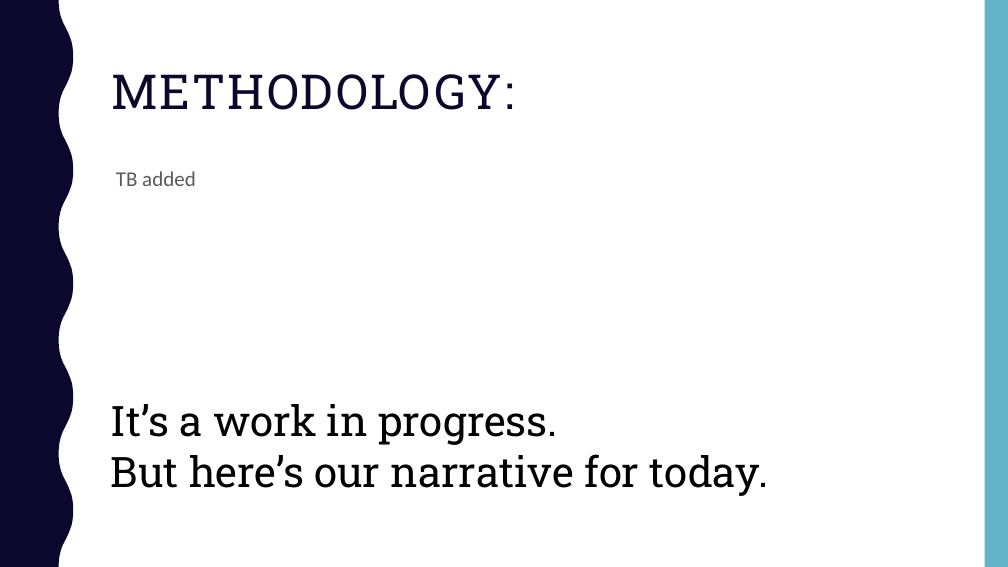
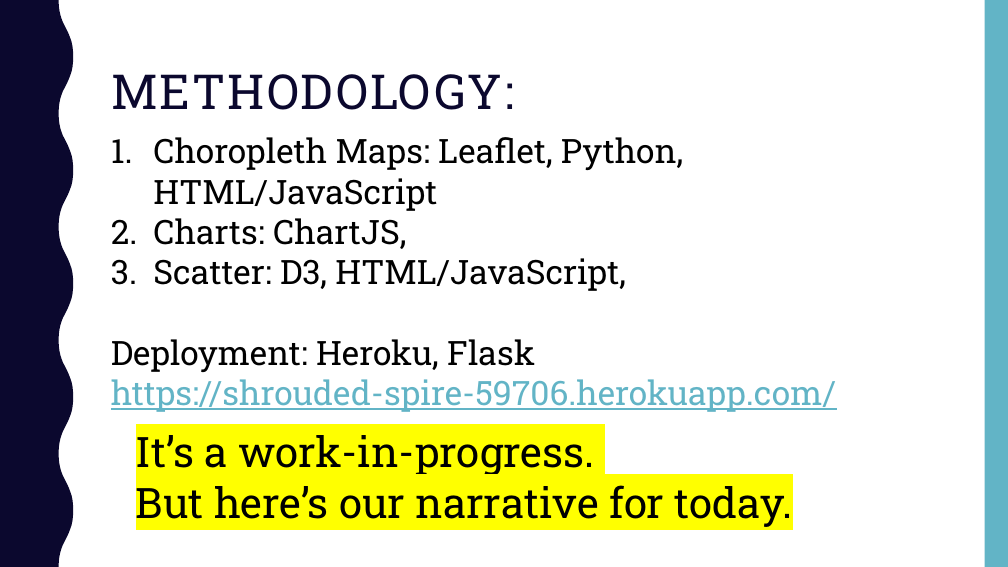
Before and after one commit to Jonheston/LA_Crime_visualizations, a slide deck: slide 4 of Project - 2 - LACity Crime Visualizations.pptx (slide 3 before the commit). Drawn at 1008x567 pixels with LibreOffice and Linux fonts; fonts in the diff are those of the drawing. Boxes give left, top, right and bottom in pixels: in the first picture for what was removed or moved away, otherwise in the second. Text is boxed around its words. In the diff, an @@ line names an element or a change of style, - is before the commit and + after.

Commit message:
904

```diff
--- a/Project - 2 - LACity Crime Visualizations.pptx
+++ b/Project - 2 - LACity Crime Visualizations.pptx
@@ text added at box(111, 137, 836, 412), 32 pt, text #000000 @@
+1. Choropleth Maps: Leaflet, Python, HTML/JavaScript
+2. Charts: ChartJS,
+3. Scatter: D3, HTML/JavaScript,
+Deployment: Heroku, Flask
+https://shrouded-spire-59706.herokuapp.com/
@@ text removed at box(116, 171, 196, 186) @@
-TB added
@@ text "It’s a work-in-progress.": place and size @@
-text "It’s a work-in-progress." at box(111, 404, 768, 496)
+text "It’s a work-in-progress." at box(136, 435, 793, 527)
@@ text at box(136, 435, 594, 474): text changed @@
-It’s a work in progress.
+It’s a work-in-progress.
@@ text at box(136, 485, 793, 527): highlight none to #FFFF00 in "But here’s our narrative for today." @@
```
Also in this commit, not shown: 1 slide added.
